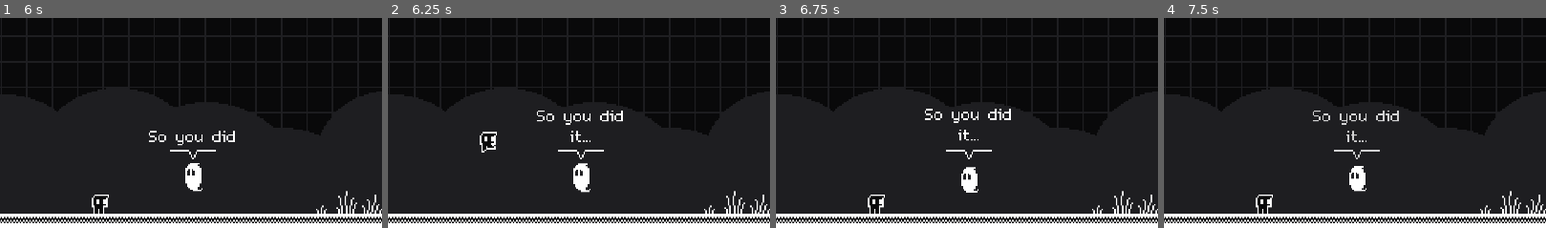
Above: before the commit, frames 1-4 (left to right).
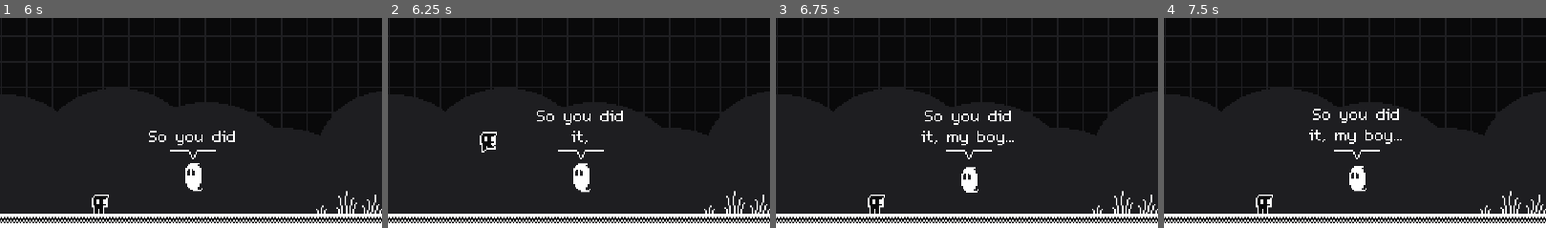
Above: after the commit, the same moments.

Repository: Grumelkeks/GO2024-Secrets
Game: Godot game, scene res://Stages/EndArea/end_area.tscn
Two runs of this game, one before a commit and one after it. Both use one fixed random seed, a clock stepped at 60 frames per second and the inputs below. This scene is started directly instead of the project's main scene.
Inputs:
- Up to frame 1 (6 s): hold D (right) 0.53-2.03 s; tap Space (jump) at 0.77, 1.52, 3.02, 3.77, 4.52 s; hold A (left) 2.03-2.78 s; hold D (right) 2.78-4.28 s; hold A (left) 4.28-5.03 s; hold D (right) 5.03-5.78 s; hold A (left) from 5.78 s (still down)
- Up to frame 2 (6.25 s): keep holding A (left); tap Space (jump) at 6.02 s
- Up to frame 3 (6.75 s): keep holding A (left)
- Up to frame 4 (7.5 s): tap Space (jump) at 6.77 s; release A (left) at 7.28 s; hold D (right) from 7.28 s (still down)
The pictures show only the part of the screen within x 26-76%, y 42-92%; the shares and areas given below are measured in that part.

Frame 1 is identical in both runs. In frame 2, 0.1% of the frame differs, in the area x 47-53%, y 53-60%; in frame 3, 0.9%; in frame 4, 1.1%, in the area x 38-63%, y 43-68%.

Commit message:
Hermit Changes

Diff:
--- a/Entities/Hermit/Ghost/hermit_ghost.gd
+++ b/Entities/Hermit/Ghost/hermit_ghost.gd
@@ -1,10 +1,12 @@
 extends Hermit
 
 var dialogue := [
-	"So you did it...",
+	"So you did it, my boy...",
 	"You found every ending",
 	"You can be proud of yourself",
-
+	"... What's the reward, you're asking?",
+	"The experience, that's the reward",
+	"Now go, go and find yourself...",
 ]
 
 func _ready() -> void:
--- a/Entities/Hermit/Temporary/hermit_temporary.gd
+++ b/Entities/Hermit/Temporary/hermit_temporary.gd
@@ -6,12 +6,9 @@
 
 var dialogue := [
 	"Welcome Traveller ...",
-	"I see you found one ending to this story already...",
-	"Find all 12 to be rewarded...",
+	"There are still 11 more endings hidden here",
 	"If you need a hint, you can talk to me anytime",
 	"You just need to find me...",
-	"Just remember ...",
-	"Not everything is as it seems"
 ]
 
 func _ready() -> void:
@@ -23,8 +20,8 @@
 	interaction_zone.set_deferred("monitoring", false)
 	while true:
 		if talk_count < dialogue.size():
-			await  get_tree().create_timer(0.4).timeout
 			await show_text(dialogue[talk_count])
+			await  get_tree().create_timer(0.2).timeout
 			talk_count += 1
 		else:
 			animation_player.play("FADE_OUT")
--- a/Stages/EndArea/end_area.gd
+++ b/Stages/EndArea/end_area.gd
@@ -23,6 +23,7 @@
 	CameraTransition.end_area_zoom_finished.connect(_on_end_zoom_finished)
 	clouds.process_mode = Node.PROCESS_MODE_DISABLED
 	clouds.modulate = Color(1,1,1,0)
+	MusicPlayer.switch_music("Ending")
 
 func ghost_appear():
 	player.direction = 0
Not shown, added: Export/index.apple-touch-icon.png.import
Not shown, added: Export/index.icon.png.import
Not shown, added: Export/index.png.import
